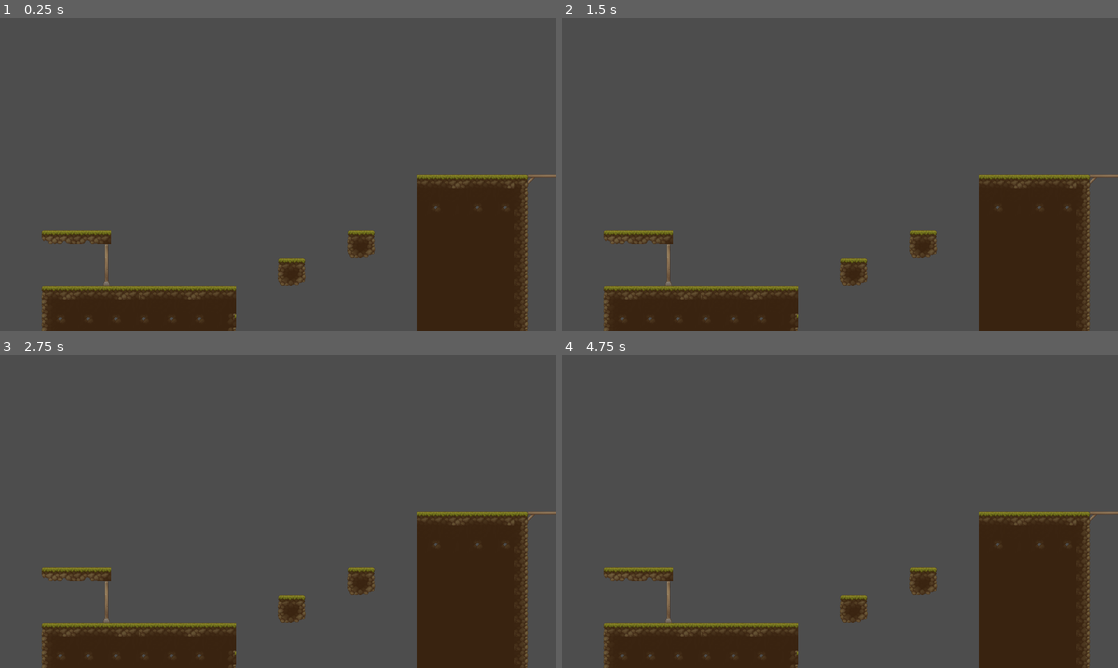
Above: before the commit, frames 1-4 (two rows, left to right).
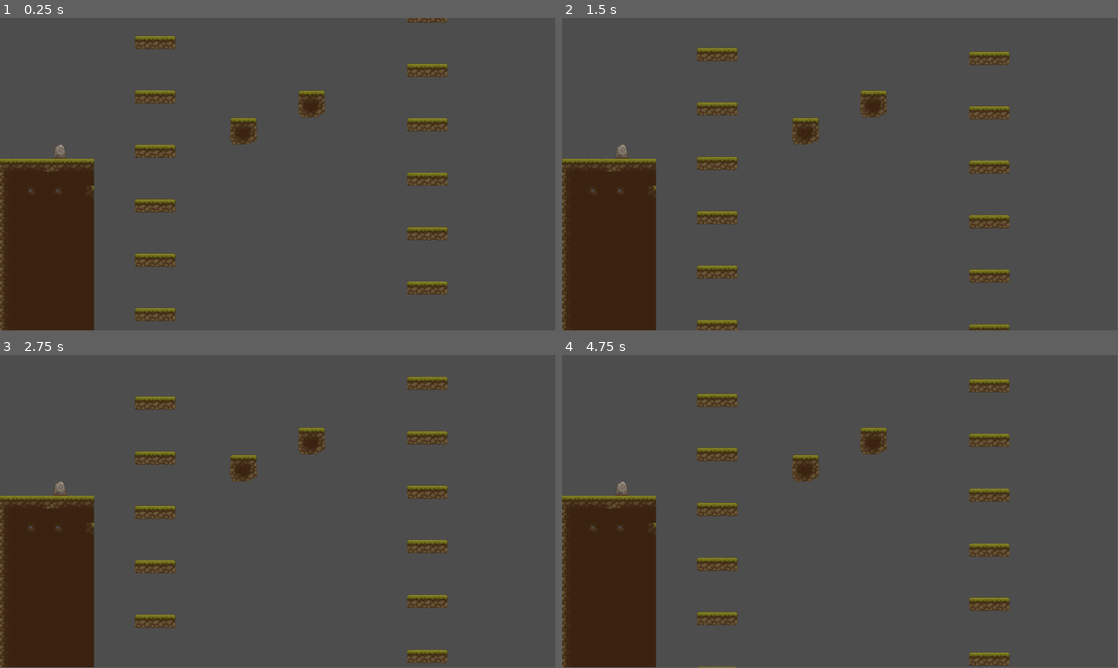
Above: after the commit, the same moments.

Repository: Sourland/Metroidvania
Game: Godot game, scene res://Origin.tscn
The game is run twice, just before and just after one commit, with the same random seed, the same clock (stepped at 60 frames per second) and the same inputs.
Inputs:
- Up to frame 1 (0.25 s): no input
- Up to frame 2 (1.5 s): no input
- Up to frame 3 (2.75 s): no input
- Up to frame 4 (4.75 s): no input
In our replay, the window is 800x450 before the commit and 799x449 after it. These sizes can differ from the game's own. Grey fills any space a smaller window leaves; there, only what the larger window draws over its background counts as a difference.

The runs differ from the first frame. In frame 1, 26% of the frame differs, in the area x 0-100%, y 0-100%; in frame 2, 26%; in frame 3, 26%; in frame 4, 26%, in the area x 0-100%, y 7-100%.

Commit message:
implement multiple moving platforms

Diff:
--- /dev/null
+++ b/MovingPlatformProperties.gd
@@ -0,0 +1,5 @@
+extends Node2D
+
+@export var speed = 125  # Adjust the speed as needed
+@export var direction = 1  # Set to 1 for downward movement
+@export var reset_position = Vector2(1040, -304)
--- a/MovingPlatforms.gd
+++ b/MovingPlatforms.gd
@@ -1,11 +1,15 @@
-extends Node2D
+extends CharacterBody2D
+
+@export var starting_position : Vector2
 
 
-# Called when the node enters the scene tree for the first time.
 func _ready():
-	pass # Replace with function body.
+	position = starting_position
 
+func _physics_process(delta):
+	velocity = Vector2(0, get_parent().direction * get_parent().speed)  # Velocity for downward movement
+	move_and_collide(velocity * delta)
 
-# Called every frame. 'delta' is the elapsed time since the previous frame.
-func _process(delta):
-	pass
+func _on_area_2d_body_entered(body):
+	if body is CharacterBody2D:
+		body.position = get_parent().reset_position
--- a/Origin.tscn
+++ b/Origin.tscn
@@ -1,9 +1,10 @@
-[gd_scene load_steps=9 format=3 uid="uid://dg63bgmgvf3f1"]
+[gd_scene load_steps=12 format=3 uid="uid://dg63bgmgvf3f1"]
 
 [ext_resource type="Texture2D" uid="uid://l87cyhnw6ni2" path="res://Assets/Tilemaps/TX Tileset Ground.png" id="1_i5t33"]
 [ext_resource type="Texture2D" uid="uid://hl4yp7no5bp0" path="res://Assets/Tilemaps/TX Village Props.png" id="1_v1for"]
 [ext_resource type="Texture2D" uid="uid://c2fnctco0bs52" path="res://Assets/Tilemaps/tilesetOpenGameBackground.png" id="2_nwmqn"]
 [ext_resource type="PackedScene" uid="uid://dua1kk7avl6nm" path="res://moving_platform.tscn" id="4_18rsm"]
+[ext_resource type="Script" path="res://MovingPlatformProperties.gd" id="4_pdolm"]
 
 [sub_resource type="TileSetAtlasSource" id="TileSetAtlasSource_dm4th"]
 texture = ExtResource("1_v1for")
@@ -2684,10 +2685,24 @@
 sources/13 = SubResource("TileSetAtlasSource_i2euj")
 sources/0 = SubResource("TileSetAtlasSource_dm4th")
 
+[sub_resource type="RectangleShape2D" id="RectangleShape2D_csrn2"]
+size = Vector2(154, 34.125)
+
+[sub_resource type="RectangleShape2D" id="RectangleShape2D_3c7iq"]
+size = Vector2(154, 34.125)
+
 [node name="ZA WARDOOOO" type="Node2D"]
 
 [node name="Camera2D" type="Camera2D" parent="."]
-visible = false
+position = Vector2(1328, 37)
+scale = Vector2(1e-05, 1e-05)
+zoom = Vector2(1.47, 1.47)
+
+[node name="CharacterBody2D" type="CharacterBody2D" parent="."]
+
+[node name="Sprite2D" type="Sprite2D" parent="CharacterBody2D"]
+
+[node name="CollisionShape2D" type="CollisionShape2D" parent="CharacterBody2D"]
 
 [node name="TileMap" type="TileMap" parent="."]
 tile_set = SubResource("TileSet_3f5bl")
@@ -2700,12 +2715,98 @@
 layer_1/y_sort_enabled = false
 layer_1/y_sort_origin = 0
 layer_1/z_index = 0
-layer_1/tile_data = PackedInt32Array(393216, 262156, 0, 4587 …(1963 unchanged characters)… 65557, 851980, 14, 131093, 851980, 14, -655329, 12, 12, -393185, 12, 12, -131041, 12, 12, 131103, 12, 12, 393247, 12, 12, -655328, 65548, 12, -393184, 65548, 12, -131040, 65548, 12, 131104, 65548, 12, 393248, 65548, 12, -655327, 131084, 12, -393183, 131084, 12, -131039, 131084, 12, 131105, 131084, 12, 393249, 131084, 12, -655309, 12, 12, -393165, 12, 12, -131021, 12, 12, 131123, 12, 12, 393267, 12, 12, -655308, 65548, 12, -393164, 65548, 12, -131020, 65548, 12, 131124, 65548, 12, 393268, 65548, 12, -655307, 131084, 12, -393163, 131084, 12, -131019, 131084, 12, 131125, 131084, 12, 393269, 131084, 12, -196570, 262156, 0, -131034, 262156, 1, - …(8817 unchanged characters)…
-
-[node name="CharacterBody2D" type="CharacterBody2D" parent="."]
-
-[node name="Sprite2D" type="Sprite2D" parent="CharacterBody2D"]
-
-[node name="CollisionShape2D" type="CollisionShape2D" parent="CharacterBody2D"]
-
-[node name="MovingPlatform" parent="." instance=ExtResource("4_18rsm")]
+layer_1/tile_data = PackedInt32Array(393216, 262156, 0, 4587 …(1963 unchanged characters)… 65557, 851980, 14, 131093, 851980, 14, -196570, 262156, 0, -131034, 262156, 1, - …(8817 unchanged characters)…
+
+[node name="Up" type="Node2D" parent="."]
+position = Vector2(1680, 0)
+script = ExtResource("4_pdolm")
+direction = -1
+reset_position = Vector2(0, 464)
+
+[node name="MovingPlatform" parent="Up" instance=ExtResource("4_18rsm")]
+position = Vector2(0, -304)
+starting_position = Vector2(0, -304)
+
+[node name="MovingPlatform2" parent="Up" instance=ExtResource("4_18rsm")]
+position = Vector2(0, -176)
+starting_position = Vector2(0, -176)
+
+[node name="MovingPlatform3" parent="Up" instance=ExtResource("4_18rsm")]
+position = Vector2(0, -48)
+starting_position = Vector2(0, -48)
+
+[node name="MovingPlatform4" parent="Up" instance=ExtResource("4_18rsm")]
+position = Vector2(0, 80)
+starting_position = Vector2(0, 80)
+
+[node name="MovingPlatform5" parent="Up" instance=ExtResource("4_18rsm")]
+position = Vector2(0, 208)
+starting_position = Vector2(0, 208)
+
+[node name="MovingPlatform6" parent="Up" instance=ExtResource("4_18rsm")]
+position = Vector2(0, 336)
+starting_position = Vector2(0, 336)
+
+[node name="MovingPlatform7" parent="Up" instance=ExtResource("4_18rsm")]
+position = Vector2(0, 464)
+starting_position = Vector2(0, 464)
+
+[node name="Area2D" type="Area2D" parent="Up"]
+position = Vector2(0, -464)
+
+[node name="CollisionShape2D" type="CollisionShape2D" parent="Up/Area2D"]
+shape = SubResource("RectangleShape2D_csrn2")
+
+[node name="Down" type="Node2D" parent="."]
+position = Vector2(1040, 0)
+script = ExtResource("4_pdolm")
+reset_position = Vector2(0, -432)
+
+[node name="MovingPlatform7" parent="Down" instance=ExtResource("4_18rsm")]
+position = Vector2(0, -432)
+starting_position = Vector2(0, -432)
+
+[node name="MovingPlatform" parent="Down" instance=ExtResource("4_18rsm")]
+position = Vector2(0, -304)
+starting_position = Vector2(0, -304)
+
+[node name="MovingPlatform2" parent="Down" instance=ExtResource("4_18rsm")]
+position = Vector2(0, -176)
+starting_position = Vector2(0, -176)
+
+[node name="MovingPlatform3" parent="Down" instance=ExtResource("4_18rsm")]
+position = Vector2(0, -48)
+starting_position = Vector2(0, -48)
+
+[node name="MovingPlatform4" parent="Down" instance=ExtResource("4_18rsm")]
+position = Vector2(0, 80)
+starting_position = Vector2(0, 80)
+
+[node name="MovingPlatform5" parent="Down" instance=ExtResource("4_18rsm")]
+position = Vector2(0, 208)
+starting_position = Vector2(0, 208)
+
+[node name="MovingPlatform6" parent="Down" instance=ExtResource("4_18rsm")]
+position = Vector2(0, 336)
+starting_position = Vector2(0, 336)
+
+[node name="Area2D" type="Area2D" parent="Down"]
+position = Vector2(0, 496)
+
+[node name="CollisionShape2D" type="CollisionShape2D" parent="Down/Area2D"]
+shape = SubResource("RectangleShape2D_3c7iq")
+
+[connection signal="body_entered" from="Up/Area2D" to="Up/MovingPlatform" method="_on_area_2d_body_entered"]
+[connection signal="body_entered" from="Up/Area2D" to="Up/MovingPlatform2" method="_on_area_2d_body_entered"]
+[connection signal="body_entered" from="Up/Area2D" to="Up/MovingPlatform3" method="_on_area_2d_body_entered"]
+[connection signal="body_entered" from="Up/Area2D" to="Up/MovingPlatform4" method="_on_area_2d_body_entered"]
+[connection signal="body_entered" from="Up/Area2D" to="Up/MovingPlatform5" method="_on_area_2d_body_entered"]
+[connection signal="body_entered" from="Up/Area2D" to="Up/MovingPlatform6" method="_on_area_2d_body_entered"]
+[connection signal="body_entered" from="Up/Area2D" to="Up/MovingPlatform7" method="_on_area_2d_body_entered"]
+[connection signal="body_entered" from="Down/Area2D" to="Down/MovingPlatform" method="_on_area_2d_body_entered"]
+[connection signal="body_entered" from="Down/Area2D" to="Down/MovingPlatform2" method="_on_area_2d_body_entered"]
+[connection signal="body_entered" from="Down/Area2D" to="Down/MovingPlatform3" method="_on_area_2d_body_entered"]
+[connection signal="body_entered" from="Down/Area2D" to="Down/MovingPlatform4" method="_on_area_2d_body_entered"]
+[connection signal="body_entered" from="Down/Area2D" to="Down/MovingPlatform5" method="_on_area_2d_body_entered"]
+[connection signal="body_entered" from="Down/Area2D" to="Down/MovingPlatform6" method="_on_area_2d_body_entered"]
+[connection signal="body_entered" from="Down/Area2D" to="Down/MovingPlatform7" method="_on_area_2d_body_entered"]
--- /dev/null
+++ b/moving_multiple_platforms.tscn
@@ -0,0 +1,47 @@
+[gd_scene load_steps=4 format=3 uid="uid://ldy3lfpqrum8"]
+
+[ext_resource type="Script" path="res://MovingPlatformProperties.gd" id="1_xjte3"]
+[ext_resource type="PackedScene" uid="uid://dua1kk7avl6nm" path="res://moving_platform.tscn" id="2_3pcj4"]
+
+[sub_resource type="RectangleShape2D" id="RectangleShape2D_pf8q5"]
+size = Vector2(154, 34.125)
+
+[node name="MovingDownPlatforms" type="Node2D"]
+script = ExtResource("1_xjte3")
+
+[node name="MovingPlatform" parent="." instance=ExtResource("2_3pcj4")]
+position = Vector2(0, -304)
+starting_position = Vector2(1040, -304)
+
+[node name="MovingPlatform2" parent="." instance=ExtResource("2_3pcj4")]
+position = Vector2(0, -176)
+starting_position = Vector2(1040, -176)
+
+[node name="MovingPlatform3" parent="." instance=ExtResource("2_3pcj4")]
+position = Vector2(0, -48)
+starting_position = Vector2(1040, -48)
+
+[node name="MovingPlatform4" parent="." instance=ExtResource("2_3pcj4")]
+position = Vector2(0, 80)
+starting_position = Vector2(1040, 80)
+
+[node name="MovingPlatform5" parent="." instance=ExtResource("2_3pcj4")]
+position = Vector2(0, 208)
+starting_position = Vector2(1040, 208)
+
+[node name="MovingPlatform6" parent="." instance=ExtResource("2_3pcj4")]
+position = Vector2(0, 336)
+starting_position = Vector2(1040, 336)
+
+[node name="Area2D" type="Area2D" parent="."]
+
+[node name="CollisionShape2D" type="CollisionShape2D" parent="Area2D"]
+shape = SubResource("RectangleShape2D_pf8q5")
+
+[node name="MovingUpPlatforms" type="Node2D" parent="."]
+
+[connection signal="body_entered" from="Area2D" to="MovingPlatform" method="_on_area_2d_body_entered"]
+[connection signal="body_entered" from="Area2D" to="MovingPlatform2" method="_on_area_2d_body_entered"]
+[connection signal="body_entered" from="Area2D" to="MovingPlatform3" method="_on_area_2d_body_entered"]
+[connection signal="body_entered" from="Area2D" to="MovingPlatform4" method="_on_area_2d_body_entered"]
+[connection signal="body_entered" from="Area2D" to="MovingPlatform5" method="_on_area_2d_body_entered"]
--- a/moving_platform.tscn
+++ b/moving_platform.tscn
@@ -1,16 +1,16 @@
-[gd_scene load_steps=3 format=3 uid="uid://dua1kk7avl6nm"]
+[gd_scene load_steps=4 format=3 uid="uid://dua1kk7avl6nm"]
 
+[ext_resource type="Script" path="res://MovingPlatforms.gd" id="1_4gnbq"]
 [ext_resource type="Texture2D" uid="uid://dc6tx4fqoal2t" path="res://Assets/MovingPlatform.png" id="1_ummmi"]
 
 [sub_resource type="RectangleShape2D" id="RectangleShape2D_2dqjk"]
 size = Vector2(98, 33)
 
-[node name="MovingPlatform" type="AnimatableBody2D"]
-position = Vector2(1040, -304)
+[node name="MovingPlatform" type="CharacterBody2D"]
+script = ExtResource("1_4gnbq")
 
 [node name="Sprite2D" type="Sprite2D" parent="."]
 texture = ExtResource("1_ummmi")
 
 [node name="CollisionShape2D" type="CollisionShape2D" parent="."]
-position = Vector2(0, 0.5)
 shape = SubResource("RectangleShape2D_2dqjk")
--- a/project.godot
+++ b/project.godot
@@ -17,5 +17,5 @@
 
 [display]
 
-window/size/viewport_width=1280
-window/size/viewport_height=720
+window/size/viewport_width=1920
+window/size/viewport_height=1080
